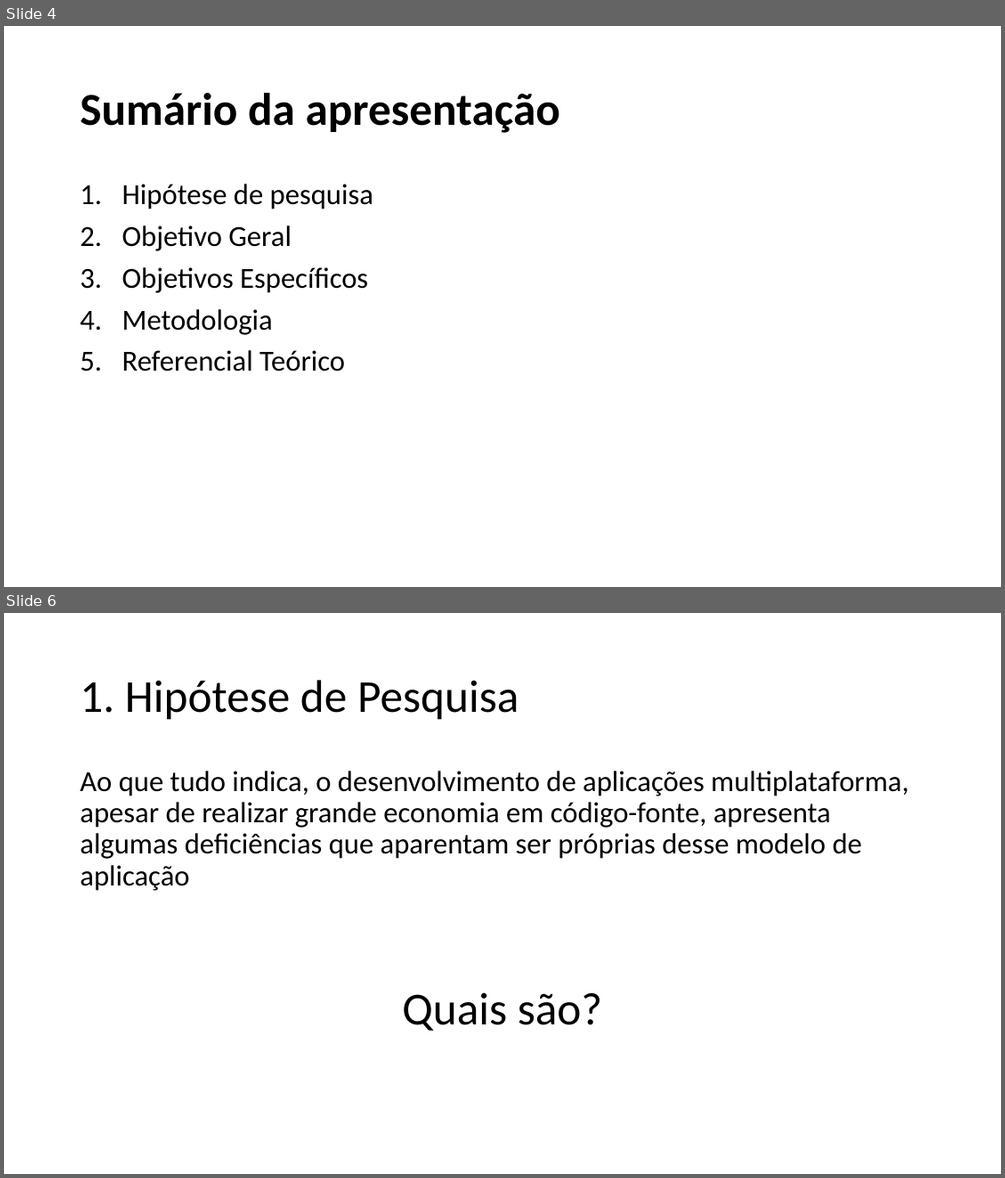
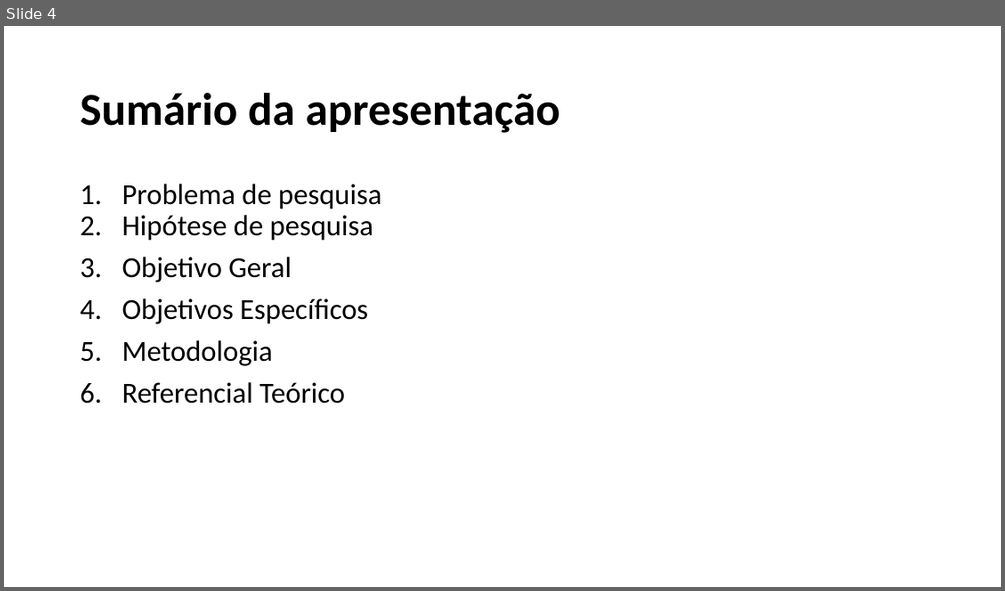
Before and after one commit to ricardopetrere/TCC_FTT, a slide deck: documentos/Apresentação_22_09.pptx. Shown one above the other, each under a label of ours: slides 4 and 6 before the commit, slide 4 after it; the slides between them are not shown. The pictures are 1005x1178 and 1005x591 pixels, drawn with LibreOffice and Linux fonts; fonts in the diff are those of the drawing. Boxes give left, top, right and bottom in pixels: in the first picture for what was removed or moved away, otherwise in the second. Text is boxed around its words. In the diff, an @@ line names an element or a change of style, - is before the commit and + after.

```diff
--- a/documentos/Apresentação_22_09.pptx
+++ b/documentos/Apresentação_22_09.pptx
@@ slide 6 removed at (x1=4, y1=613, x2=1001, y2=1174), background #FFFFFF @@
@@ title removed at (x1=80, y1=680, x2=518, y2=720) @@
-1. Hipótese de Pesquisa
@@ text removed at (x1=80, y1=771, x2=908, y2=1030) @@
-Ao que tudo indica, o desenvolvimento de aplicações multiplataforma, apesar de realizar grande economia em código-fonte, apresenta algumas deficiências que aparentam ser próprias desse modelo de aplicação
-Quais são?
@@ slide 4 changed as well @@
@@ text at (x1=122, y1=184, x2=381, y2=209): paragraph added @@
+1. Problema de pesquisa
@@ text at (x1=122, y1=215, x2=373, y2=403): less space between paragraphs @@
```
Also in this commit, not shown: 10 other slides changed, 6 slides added, 1 other slide removed.
